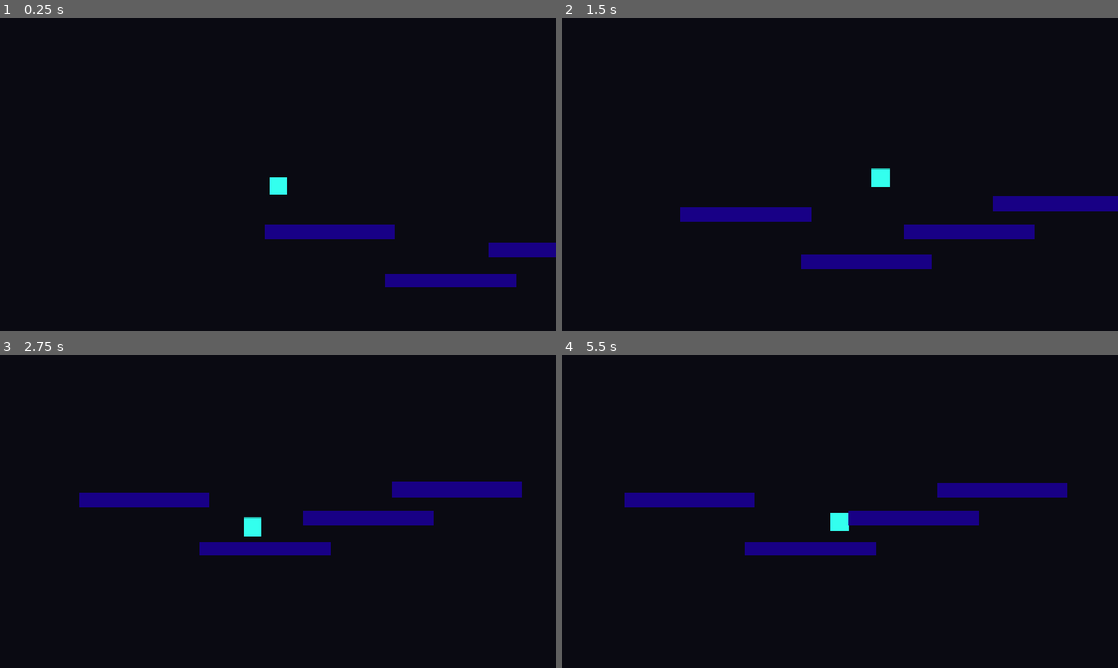
Above: before the commit, frames 1-4 (two rows, left to right).
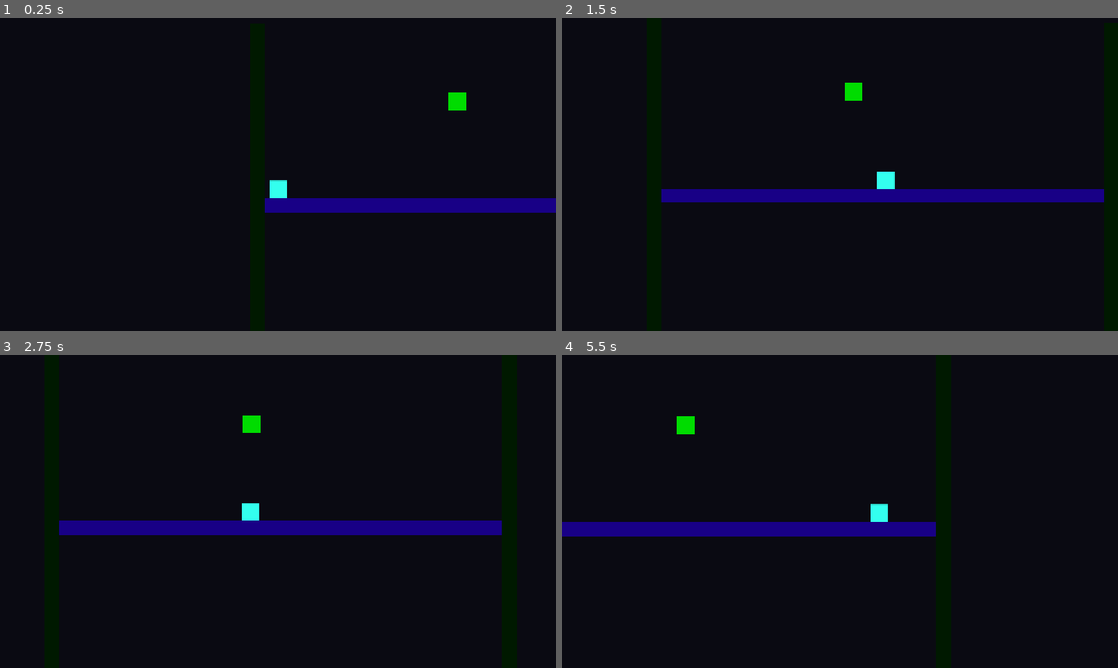
Above: after the commit, the same moments.

Repository: sadahamvishwanath/grapple-ghost
Game: Godot game, scene res://scenes/Level1.tscn
Same seed, same stepped clock (60 frames per second), same inputs: the game is played once before the commit and once after it. This scene is started directly instead of the project's main scene.
Inputs (mouse positions are in pixels of both pictures, inside the frame that each line leads up to):
- Up to frame 1 (0.25 s): no input
- Up to frame 2 (1.5 s): move the mouse to (962, 158) at 0.52 s; hold D (move_right) from 0.53 s (still down); tap Shift (dash) at 0.6, 1.35 s; click (962, 158) at 0.67 s; tap Space (jump) at 0.77 s; move the mouse to (728, 190) at 1.27 s; click (728, 190) at 1.42 s
- Up to frame 3 (2.75 s): tap Space (jump) at 1.52 s; move the mouse to (333, 442) at 2.02 s; release D (move_right) at 2.03 s; hold A (move_left) from 2.03 s (still down); tap Shift (dash) at 2.1 s; click (333, 442) at 2.17 s
- Up to frame 4 (5.5 s): move the mouse to (812, 574) at 2.77 s; release A (move_left) at 2.78 s; hold D (move_right) 2.78-4.28 s; tap Shift (dash) every 0.75 s from 2.85 to 5.1 s; click (812, 574) at 2.92 s; tap Space (jump) at 3.02, 3.77, 4.52 s; move the mouse to (1006, 558) at 3.52 s; click (1006, 558) at 3.67 s; move the mouse to (673, 464) at 4.27 s; hold A (move_left) 4.28-5.03 s; click (673, 464) at 4.42 s; move the mouse to (867, 511) at 5.02 s; hold D (move_right) from 5.03 s (still down); click (867, 511) at 5.17 s

The runs differ from the first frame. In frame 1, 5.4% of the frame differs, in the area x 47-100%, y 23-86%; in frame 2, 7.3%; in frame 3, 7.7%, in the area x 10-94%, y 19-64%; in frame 4, 7.4%.

Commit message:
Update ui

Diff:
--- a/scenes/Level1.tscn
+++ b/scenes/Level1.tscn
@@ -1,9 +1,12 @@
-[gd_scene load_steps=3 format=3 uid="uid://b08nms1nlykpd"]
+[gd_scene load_steps=4 format=3 uid="uid://b08nms1nlykpd"]
 
 [ext_resource type="PackedScene" uid="uid://bvoacsv0vkdl5" path="res://scenes/Player.tscn" id="1_6ovph"]
 
 [sub_resource type="RectangleShape2D" id="RectangleShape2D_6ovph"]
-size = Vector2(300, 32)
+size = Vector2(1030, 32)
+
+[sub_resource type="RectangleShape2D" id="RectangleShape2D_bwv4p"]
+size = Vector2(40, 40)
 
 [node name="Level1" type="Node2D"]
 
@@ -12,56 +15,60 @@
 scale = Vector2(1.12069, 1.14232)
 
 [node name="Platform1" type="StaticBody2D" parent="."]
+position = Vector2(151, 20)
 
 [node name="CollisionShape2D" type="CollisionShape2D" parent="Platform1"]
-position = Vector2(180, 76)
+position = Vector2(384, 0)
 shape = SubResource("RectangleShape2D_6ovph")
 
 [node name="ColorRect" type="ColorRect" parent="Platform1"]
-offset_left = 30.0
-offset_top = 60.0
-offset_right = 330.0
-offset_bottom = 92.0
+offset_left = -121.0
+offset_top = -16.0
+offset_right = 1120.0
+offset_bottom = 16.0
+scale = Vector2(0.820334, 0.994314)
 color = Color(0.0933391, 2.40654e-07, 0.523511, 1)
 
-[node name="Platform2" type="StaticBody2D" parent="."]
-position = Vector2(257, -13)
+[node name="WallLeft" type="StaticBody2D" parent="."]
+position = Vector2(10, -45)
+rotation = 1.5708
 
-[node name="CollisionShape2D" type="CollisionShape2D" parent="Platform2"]
-position = Vector2(200, 200)
+[node name="CollisionShape2D" type="CollisionShape2D" parent="WallLeft"]
+position = Vector2(86.75, -2)
 shape = SubResource("RectangleShape2D_6ovph")
 
-[node name="ColorRect" type="ColorRect" parent="Platform2"]
-offset_left = 50.0
-offset_top = 184.0
-offset_right = 350.0
-offset_bottom = 216.0
-color = Color(0.0941176, 0, 0.521569, 1)
+[node name="ColorRect" type="ColorRect" parent="WallLeft"]
+offset_left = -354.0
+offset_top = -19.9987
+offset_right = -54.0001
+offset_bottom = 15.0013
+scale = Vector2(2.50311, 0.999993)
+color = Color(0.00189471, 0.0974868, 0.000839575, 1)
 
-[node name="Platform3" type="StaticBody2D" parent="."]
-position = Vector2(495, -83)
+[node name="WallRight" type="StaticBody2D" parent="."]
+position = Vector2(1063, -91)
+rotation = 1.5708
 
-[node name="CollisionShape2D" type="CollisionShape2D" parent="Platform3"]
-position = Vector2(200, 200)
+[node name="CollisionShape2D" type="CollisionShape2D" parent="WallRight"]
+position = Vector2(2, -2)
 shape = SubResource("RectangleShape2D_6ovph")
 
-[node name="ColorRect" type="ColorRect" parent="Platform3"]
-offset_left = 48.0
-offset_top = 184.0
-offset_right = 350.0
-offset_bottom = 216.0
-color = Color(0.0941176, 0, 0.521569, 1)
+[node name="ColorRect" type="ColorRect" parent="WallRight"]
+offset_left = -289.0
+offset_top = -19.999
+offset_right = 10.9999
+offset_bottom = 15.001
+scale = Vector2(2.503, 1)
+color = Color(0.00189471, 0.0974868, 0.000839575, 1)
 
-[node name="Platform4" type="StaticBody2D" parent="."]
-position = Vector2(700, -148)
+[node name="Block" type="StaticBody2D" parent="."]
+position = Vector2(452, -240)
 
-[node name="CollisionShape2D" type="CollisionShape2D" parent="Platform4"]
-position = Vector2(200, 200)
-shape = SubResource("RectangleShape2D_6ovph")
+[node name="CollisionShape2D" type="CollisionShape2D" parent="Block"]
+position = Vector2(20, 20)
+shape = SubResource("RectangleShape2D_bwv4p")
 
-[node name="ColorRect" type="ColorRect" parent="Platform4"]
-offset_left = 49.0
-offset_top = 183.0
-offset_right = 349.0
-offset_bottom = 218.0
-color = Color(0.0941176, 0, 0.521569, 1)
+[node name="ColorRect" type="ColorRect" parent="Block"]
+offset_right = 40.0
+offset_bottom = 40.0
+color = Color(0, 0.86269, 0, 1)
--- a/scenes/Player.tscn
+++ b/scenes/Player.tscn
@@ -18,3 +18,9 @@
 
 [node name="Camera" type="Camera2D" parent="."]
 position_smoothing_enabled = true
+
+[node name="Rope" type="Line2D" parent="."]
+width = 4.0
+default_color = Color(0.658173, 0, 0.0379616, 1)
+begin_cap_mode = 2
+end_cap_mode = 2
--- a/scripts/Player.gd
+++ b/scripts/Player.gd
@@ -1,14 +1,15 @@
 extends CharacterBody2D
 
+# --- Movement ---
 @export var speed: float = 300.0
 @export var acceleration: float = 1800.0
 @export var friction: float = 2200.0
 @export var jump_velocity: float = -420.0
-@export var gravity: float = 1200.0
-@export var max_fall_speed: float = 900.0
+@export var gravity: float = 1600.0
+@export var max_fall_speed: float = 1200.0
 
-# Dash
-@export var dash_speed: float = 700.0
+# --- Dash ---
+@export var dash_speed: float = 800.0
 @export var dash_duration: float = 0.15
 @export var dash_cooldown: float = 0.4
 var dash_time_left: float = 0.0
@@ -16,13 +17,28 @@
 var dash_direction: float = 1.0
 var facing: float = 1.0
 
+# --- Grapple ---
+@export var grapple_max_distance: float = 700.0
+@export var grapple_swing_force: float = 2600.0
+@export var grapple_reel_speed: float = 260.0
+@export var grapple_min_length: float = 40.0
+@export var grapple_min_distance: float = 16.0
+@export var grapple_max_speed: float = 1800.0
+
+var is_grappling: bool = false
+var is_aiming: bool = false
+var grapple_point: Vector2 = Vector2.ZERO
+var rope_length: float = 0.0
+
+@onready var rope: Line2D = $Rope
+
 
 func _physics_process(delta: float) -> void:
 	# Timers
 	dash_cooldown_left = max(dash_cooldown_left - delta, 0.0)
 	dash_time_left = max(dash_time_left - delta, 0.0)
 
-	# Gravity
+	# Gravity — always on unless we're on the floor
 	if not is_on_floor():
 		velocity.y = min(velocity.y + gravity * delta, max_fall_speed)
 
@@ -30,7 +46,7 @@
 	if Input.is_action_just_pressed("jump") and is_on_floor():
 		velocity.y = jump_velocity
 
-	# Horizontal input
+	# Input
 	var direction: float = Input.get_axis("move_left", "move_right")
 	if direction != 0.0:
 		facing = direction
@@ -41,14 +57,120 @@
 		dash_cooldown_left = dash_cooldown
 		dash_direction = direction if direction != 0.0 else facing
 
-	# Apply movement
+	# --- Movement ---
 	if dash_time_left > 0.0:
 		velocity.x = dash_direction * dash_speed
-		velocity.y = 0.0  # optional: freeze vertical during dash
+		velocity.y = 0.0
+	elif is_grappling:
+		var to_anchor: Vector2 = grapple_point - global_position
+		var dist: float = to_anchor.length()
+		if dist > 0.001:
+			var radial: Vector2 = to_anchor / dist
+			var tangent: Vector2 = Vector2(-radial.y, radial.x)
+			if direction != 0.0:
+				velocity += tangent * direction * grapple_swing_force * delta
 	else:
 		if direction != 0.0:
 			velocity.x = move_toward(velocity.x, direction * speed, acceleration * delta)
 		else:
 			velocity.x = move_toward(velocity.x, 0.0, friction * delta)
 
+	# Clamp speed
+	var max_speed_now: float = grapple_max_speed if is_grappling else max_fall_speed
+	velocity = velocity.limit_length(max_speed_now)
+
 	move_and_slide()
+
+	# --- Rope constraint ---
+	if is_grappling:
+		var to_anchor: Vector2 = grapple_point - global_position
+		var dist: float = to_anchor.length()
+		if dist > 0.001:
+			var radial: Vector2 = to_anchor / dist
+
+			# Reel in
+			rope_length = max(rope_length - grapple_reel_speed * delta, grapple_min_length)
+
+			# Auto-release when reeled all the way in
+			if rope_length <= grapple_min_length + 1.0:
+				is_grappling = false
+				return
+
+			# Snap position to circle
+			global_position = grapple_point - radial * rope_length
+
+			# Kill radial velocity, keep tangential
+			var radial_speed: float = velocity.dot(radial)
+			velocity -= radial * radial_speed
+
+
+func _process(_delta: float) -> void:
+	if is_grappling:
+		rope.visible = true
+		rope.modulate = Color(1, 1, 1, 1)
+		rope.points = PackedVector2Array([
+			Vector2.ZERO,
+			to_local(grapple_point)
+		])
+	elif is_aiming:
+		# Visual feedback: rope follows the mouse even without a hit
+		rope.visible = true
+		rope.modulate = Color(1, 1, 1, 0.35)
+		rope.points = PackedVector2Array([
+			Vector2.ZERO,
+			to_local(get_global_mouse_position())
+		])
+	else:
+		rope.visible = false
+		rope.modulate = Color(1, 1, 1, 1)
+
+
+func _input(event: InputEvent) -> void:
+	if event is InputEventMouseButton and event.button_index == MOUSE_BUTTON_RIGHT:
+		if event.pressed:
+			try_grapple()
+		else:
+			release_grapple()
+
+
+func try_grapple() -> void:
+	is_aiming = true
+
+	var mouse_pos: Vector2 = get_global_mouse_position()
+	var origin: Vector2 = global_position
+	var to_mouse: Vector2 = mouse_pos - origin
+
+	if to_mouse.length() < 4.0:
+		return
+
+	var distance: float = min(to_mouse.length(), grapple_max_distance)
+	var dir: Vector2 = to_mouse.normalized()
+
+	var space := get_world_2d().direct_space_state
+	var query := PhysicsRayQueryParameters2D.create(
+		origin,
+		origin + dir * distance
+	)
+	query.exclude = [self]
+	query.collide_with_areas = false
+	query.collide_with_bodies = true
+
+	var result := space.intersect_ray(query)
+	print("ray hit: ", result)  # debug — remove later
+
+	if result.is_empty():
+		return
+
+	var hit: Vector2 = result.position
+	if hit.distance_to(origin) < grapple_min_distance:
+		return
+
+	grapple_point = hit
+	rope_length = origin.distance_to(hit)
+	is_grappling = true
+
+
+func release_grapple() -> void:
+	is_aiming = false
+	is_grappling = false
+	grapple_point = Vector2.ZERO
